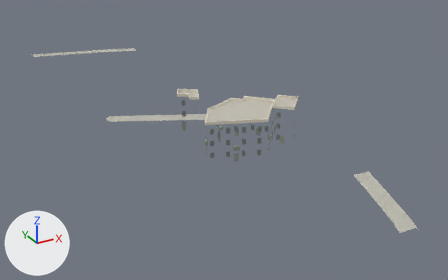
What one commit did to the glTF model assets/malta/cottonera/kalkara_66_28_near.glb.
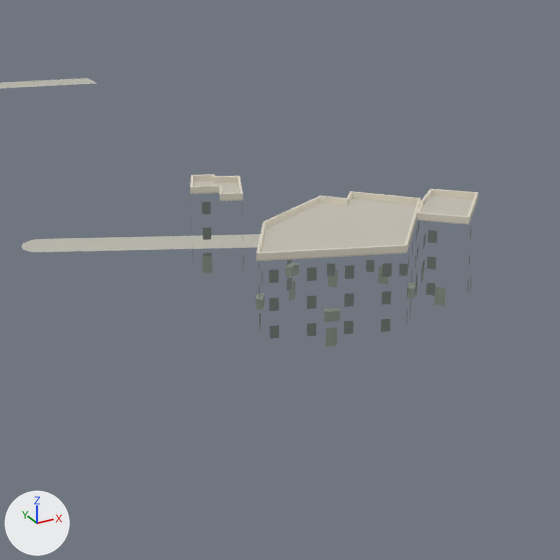
Each version appears first whole from a 50 mm lens placed at (10.4, -703.5, 124.8), pointed at (96.3, -547.3, 46.7), and next in a close-up on the part from 22% to 74% of the width and 5% to 90% of the height. The axes (+X, +Y, +Z) are drawn at lower left. The lights are the same throughout. The first two pictures are the older version. Vertices at exactly the same position are counted once.

The scene before the commit, as lines of its bpy script (objects in view):
```python
me_geometry_0 = bpy.data.meshes.new('geometry_0')
me_geometry_0.from_pydata(...)  # 651 vertices, 735 faces; spans x 61.0..107.0, y -626.0..-442.0, z 53.0..68.0
me_geometry_0.materials.append(mat_defaultmaterial)
ob_geometry_0 = bpy.data.objects.new('geometry_0', me_geometry_0)
ob_geometry_0.location = (0.0, 0.0, 0.0)
```
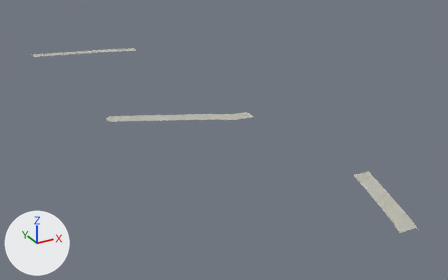
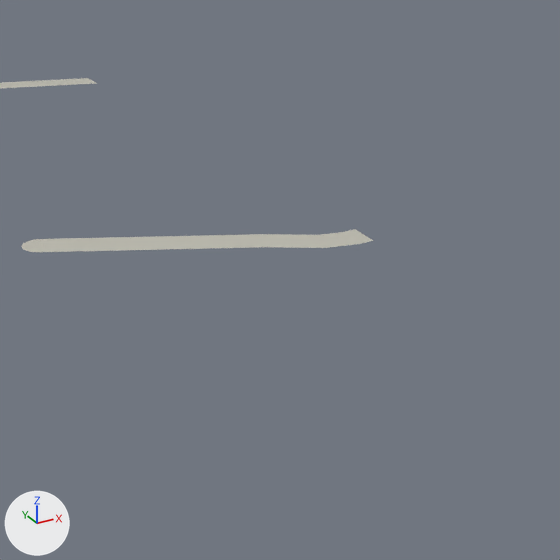
The change, as a diff of the scene's bpy script:
```diff
--- a/assets/malta/cottonera/kalkara_66_28_near.glb.py
+++ b/assets/malta/cottonera/kalkara_66_28_near.glb.py
@@ me_geometry_0 @@
 # used by ob_geometry_0; location = (0.0, 0.0, 0.0)
-me_geometry_0.from_pydata(...)  # 651 vertices, 735 faces; spans x 61.0..107.0, y -626.0..-442.0, z 53.0..68.0
+me_geometry_0.from_pydata(...)  # 100 vertices, 99 faces; spans x 61.0..107.0, y -626.0..-442.0, z 53.0..57.0
+# me_geometry_0 part 1: 87 loose pieces with 551 vertices, spanning x 74.0..106.0, y -583.0..-551.0, z 56.0..68.0, are deleted
 me_geometry_0.materials.append(mat_defaultmaterial)
```

Location of each change, [x1, y1, x2, y2] in pixels of the close-ups (560 x 560 px):
'geometry_0', reshaped: before [0, 78, 479, 347]; after [0, 78, 373, 252]
part 1 of me_geometry_0, deleted: before [190, 174, 479, 347]
